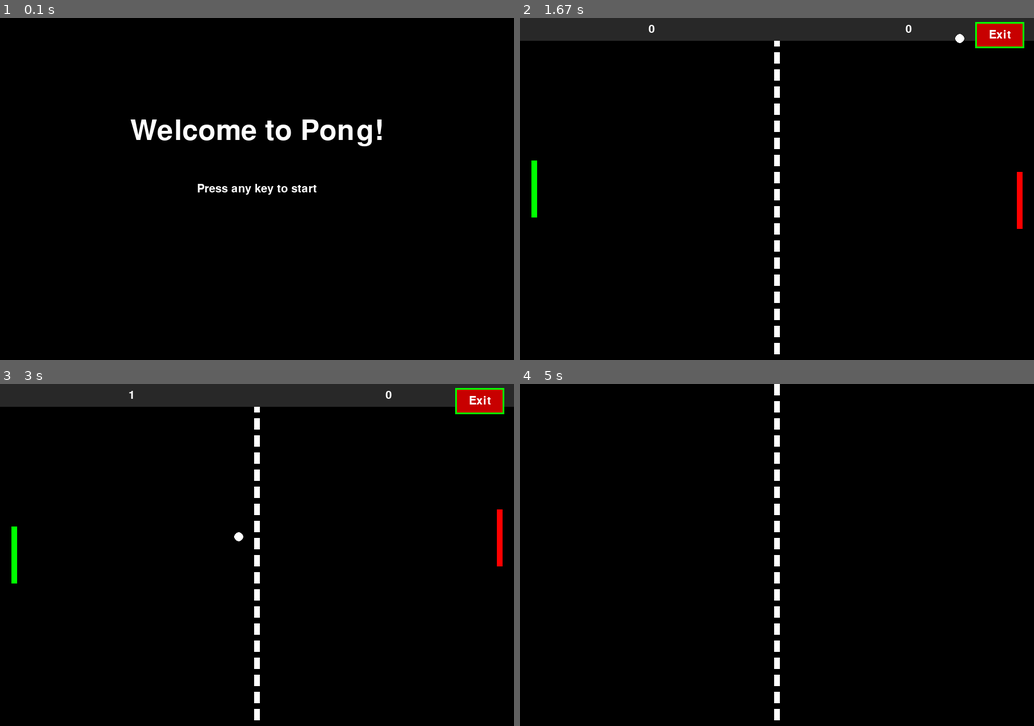
Above: before the commit, frames 1-4 (two rows, left to right).
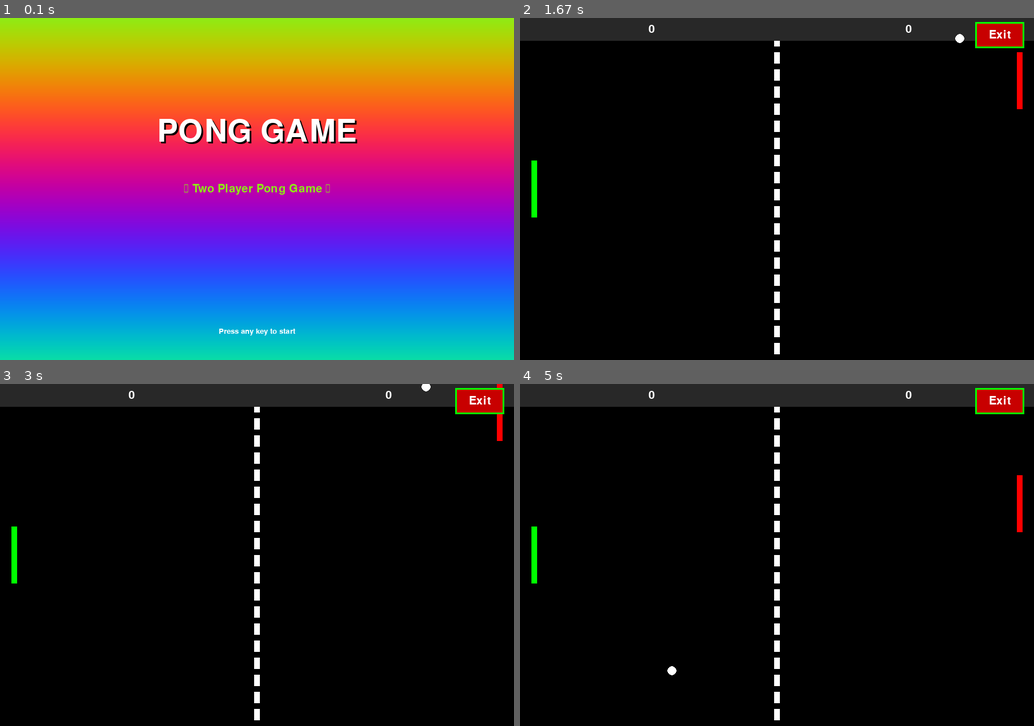
Above: after the commit, the same moments.

Repository: abhisakh/Board_game_pygame
Game: pygame game, started from main.py
Two runs of this game, one before a commit and one after it. Both use one fixed random seed, a clock stepped at 60 frames per second and the inputs below.
Inputs:
- Up to frame 1 (0.1 s): no input
- Up to frame 2 (1.67 s): hold Up 0.33-0.8 s; hold Down 0.83-1.13 s; hold Up 1.17-1.53 s; hold Down from 1.57 s (still down)
- Up to frame 3 (3 s): release Down at 1.93 s; hold Up 1.97-2.27 s; hold Down 2.3-2.6 s; hold Up from 2.63 s (still down)
- Up to frame 4 (5 s): release Up at 3 s; hold Down 3.03-3.4 s; hold Up 3.43-3.73 s; hold Down 3.77-4.07 s; hold Up 4.1-4.47 s; hold Down 4.5-4.87 s; hold Up from 4.9 s (still down)

The runs differ from the first frame. In frame 1, 99% of the frame differs, in the area x 0-100%, y 0-100%; in frame 2, 0.4%; in frame 3, 0.4%; in frame 4, 7.3%.

Commit message:
Add colorful gradient welcome screen and improve game visuals
- Implemented a smooth vertical color gradient for the start screen background
- Enhanced UI with vibrant, dynamic text colors on the welcome screen
- Refactored code with PEP8 compliance and detailed docstrings for clarity
- Prepared groundwork for future colorful board enhancements

Diff:
--- a/main.py
+++ b/main.py
@@ -1,78 +1,60 @@
-"""
-main.py
---------
-
-A simple Pong game implemented using Pygame.
-
-This module initializes the game, defines the player paddles (Strikers),
-the ball, and handles game events such as movement, collisions,
-and scoring.
-
-Features
---------
-- Two-player Pong game using keyboard controls.
-- Smooth paddle and ball movement.
-- Basic collision detection and scoring.
-- Simple on-screen scoreboard and restart after point.
-
-Controls
---------
-Player 1 (Green): W (up), S (down)
-Player 2 (Red):   UP (↑), DOWN (↓)
-Press the close button to quit.
-"""
-
 import pygame
-
-# ------------------------------------------------------------
-# Initialization
-# ------------------------------------------------------------
+import math
+import sys
+
+# ------------------------------------------------------------
+# Initialization and Constants
+# ------------------------------------------------------------
+
 pygame.init()
 
-# Font for text rendering
-font20 = pygame.font.Font('freesansbold.ttf', 20)
-
-# RGB color constants
+# Screen dimensions
+WIDTH, HEIGHT = 900, 600
+screen = pygame.display.set_mode((WIDTH, HEIGHT))
+pygame.display.set_caption("🏓 Pong Game")
+
+# Clock and FPS
+clock = pygame.time.Clock()
+FPS = 60
+
+# Colors
 BLACK = (0, 0, 0)
 WHITE = (255, 255, 255)
 GREEN = (0, 255, 0)
 RED = (255, 0, 0)
 GREY = (40, 40, 40)
 
-# Screen setup
-WIDTH, HEIGHT = 900, 600
-screen = pygame.display.set_mode((WIDTH, HEIGHT))
-pygame.display.set_caption("🏓 Pong Game")
-
-clock = pygame.time.Clock()
-FPS = 60
-# Game configuration
-WINNING_SCORE = 5  # Number of points needed to win the match
+# Font
+font20 = pygame.font.Font('freesansbold.ttf', 20)
 
 
 # ------------------------------------------------------------
 # Striker (Paddle) Class
 # ------------------------------------------------------------
+
 class Striker:
     """
     Represents a paddle (striker) controlled by a player.
 
     Attributes
     ----------
-    pos_x, pos_y : int
-        Current coordinates of the paddle.
-    width, height : int
-        Dimensions of the paddle.
+    pos_x : int
+        Horizontal position of the paddle.
+    pos_y : int
+        Vertical position of the paddle.
+    width : int
+        Paddle width.
+    height : int
+        Paddle height.
     speed : int
-        Speed of movement per frame.
+        Movement speed per frame.
     color : tuple[int, int, int]
-        RGB color value.
+        RGB color of the paddle.
     player_rect : pygame.Rect
-        Used for positioning and collision detection.
+        Rectangle representing the paddle position and size.
     """
 
     def __init__(self, pos_x, pos_y, width, height, speed, color):
-        """Initialize the paddle."""
         self.pos_x = pos_x
         self.pos_y = pos_y
         self.width = width
@@ -85,9 +67,9 @@
         """Draw the paddle on the screen."""
         pygame.draw.rect(screen, self.color, self.player_rect)
 
-    def update(self, y_fac):
-        """
-        Update paddle position based on movement direction.
+    def update(self, y_fac: int):
+        """
+        Update the paddle position.
 
         Parameters
         ----------
@@ -95,62 +77,44 @@
             Direction factor (-1 for up, 1 for down, 0 for no movement).
         """
         self.pos_y += self.speed * y_fac
-
-        # Restrict movement within screen boundaries
+        # Clamp within screen
         self.pos_y = max(0, min(self.pos_y, HEIGHT - self.height))
-
-        # Update paddle position
-        self.player_rect = pygame.Rect(
-            self.pos_x, self.pos_y, self.width, self.height
-        )
-
-    def display_score(self, text, score, x, y, color):
-        """
-        Display the player score.
-
-        Parameters
-        ----------
-        text : str
-            Label for the score.
-        score : int
-            Current score value.
-        x, y : int
-            Coordinates for score display.
-        color : tuple[int, int, int]
-            RGB color for text.
-        """
-        label = font20.render(f"{text}{score}", True, color)
-        rect = label.get_rect(center=(x, y))
-        screen.blit(label, rect)
+        self.player_rect.topleft = (self.pos_x, self.pos_y)
 
     def get_rect(self):
-        """Return the current paddle rectangle."""
+        """Return the paddle's rectangle for collision detection."""
         return self.player_rect
 
 
 # ------------------------------------------------------------
 # Ball Class
 # ------------------------------------------------------------
+
 class Ball:
     """
-    Represents the game ball that bounces between paddles.
+    Represents the pong ball.
 
     Attributes
     ----------
-    pos_x, pos_y : int
-        Current position of the ball.
+    pos_x : float
+        Horizontal position of the ball.
+    pos_y : float
+        Vertical position of the ball.
     radius : int
         Radius of the ball.
     speed : float
-        Ball movement speed.
+        Movement speed of the ball.
     color : tuple[int, int, int]
         RGB color of the ball.
-    x_fac, y_fac : float
-        Direction factors for movement along axes.
+    x_fac : float
+        Horizontal movement direction factor.
+    y_fac : float
+        Vertical movement direction factor.
+    first_time : bool
+        Flag for scoring detection.
     """
 
     def __init__(self, pos_x, pos_y, radius, speed, color):
-        """Initialize the ball."""
         self.pos_x = pos_x
         self.pos_y = pos_y
         self.radius = radius
@@ -162,27 +126,25 @@
 
     def display(self):
         """Draw the ball on the screen."""
-        pygame.draw.circle(
-            screen, self.color, (int(self.pos_x), int(self.pos_y)), self.radius
-        )
-
-    def update(self):
-        """
-        Move the ball and detect wall collisions.
+        pygame.draw.circle(screen, self.color, (int(self.pos_x), int(self.pos_y)), self.radius)
+
+    def update(self) -> int:
+        """
+        Update the ball's position and check for wall collisions.
 
         Returns
         -------
         int
-            -1 if Player 1 scores, +1 if Player 2 scores, 0 otherwise.
+            -1 if left player scores, 1 if right player scores, 0 otherwise.
         """
         self.pos_x += self.speed * self.x_fac
         self.pos_y += self.speed * self.y_fac
 
-        # Reflect from top or bottom
+        # Bounce off top/bottom
         if self.pos_y - self.radius <= 0 or self.pos_y + self.radius >= HEIGHT:
             self.y_fac *= -1
 
-        # Score detection
+        # Check scoring
         if self.pos_x - self.radius <= 0 and self.first_time:
             self.first_time = False
             return 1  # Right player scores
@@ -192,29 +154,28 @@
         return 0
 
     def reset(self):
-        """Reset the ball to the center and reverse direction."""
+        """Reset the ball position and direction after a score."""
         self.pos_x = WIDTH // 2
         self.pos_y = HEIGHT // 2
         self.x_fac *= -1
         self.y_fac = -1 if self.y_fac > 0 else 1
         self.first_time = True
 
-    def hit(self, paddle):
+    def hit(self, paddle: Striker):
         """
         Reflect the ball when it hits a paddle.
 
         Parameters
         ----------
         paddle : Striker
-            The paddle the ball has collided with.
-        """
-        # Calculate where on paddle the ball hit (-0.5 to 0.5)
+            The paddle the ball collided with.
+        """
         offset = ((self.pos_y - paddle.pos_y) / paddle.height) - 0.5
-        self.y_fac = offset * 2  # vary vertical speed
-        self.x_fac *= -1  # reverse horizontal direction
-
-    def get_rect(self):
-        """Return the current ball rectangle."""
+        self.y_fac = offset * 2  # Adjust vertical speed
+        self.x_fac *= -1  # Reverse horizontal direction
+
+    def get_rect(self) -> pygame.Rect:
+        """Return the bounding rectangle of the ball for collision detection."""
         return pygame.Rect(
             int(self.pos_x) - self.radius,
             int(self.pos_y) - self.radius,
@@ -223,19 +184,151 @@
         )
 
 
-# ---------- START SCREEN ------------------------
+# ------------------------------------------------------------
+# Utility Functions
+# ------------------------------------------------------------
+
+def draw_exit_button(screen: pygame.Surface, running: bool) -> bool:
+    """
+    Draws an Exit button and checks for clicks to quit.
+
+    Parameters
+    ----------
+    screen : pygame.Surface
+        The screen to draw on.
+    running : bool
+        Current running state.
+
+    Returns
+    -------
+    bool
+        Updated running state (False if exit clicked).
+    """
+    width, height = screen.get_size()
+    exit_rect = pygame.Rect(width - 100, 10, 80, 40)
+    button_color = (200, 0, 0)
+    button_hover_color = (255, 0, 0)
+    button_text_color = WHITE
+    font = pygame.font.Font(None, 30)
+
+    mouse_pos = pygame.mouse.get_pos()
+    mouse_pressed = pygame.mouse.get_pressed()[0]
+
+    if exit_rect.collidepoint(mouse_pos):
+        color = button_hover_color
+        if mouse_pressed:
+            return False
+    else:
+        color = button_color
+
+    pygame.draw.rect(screen, color, exit_rect)
+    pygame.draw.rect(screen, GREEN, exit_rect.inflate(6, 6), 3)  # border
+
+    text_surface = font.render("Exit", True, button_text_color)
+    text_rect = text_surface.get_rect(center=exit_rect.center)
+    screen.blit(text_surface, text_rect)
+
+    return running
+
+
+def draw_gradient(surface: pygame.Surface, time_val: float):
+    """
+    Draw a dynamic vertical gradient based on a sine wave for colors.
+
+    Parameters
+    ----------
+    surface : pygame.Surface
+        Surface to draw on.
+    time_val : float
+        Time value to animate colors.
+    """
+    height = surface.get_height()
+    width = surface.get_width()
+
+    for y in range(height):
+        ratio = y / height
+        # Sine wave color cycling
+        r = int((1 + math.sin(time_val + ratio * 5)) * 127)
+        g = int((1 + math.sin(time_val + ratio * 5 + 2)) * 127)
+        b = int((1 + math.sin(time_val + ratio * 5 + 4)) * 127)
+        pygame.draw.line(surface, (r, g, b), (0, y), (width, y))
+
+
 def start_screen():
-    """Display a welcome screen until a key is pressed."""
+    """
+    Display a colorful welcome screen with animated gradient background
+    until the player presses any key.
+    """
+    running = True
+    title_font = pygame.font.SysFont('freesansbold.ttf', 80)
+    subtitle_font = pygame.font.SysFont('freesansbold.ttf', 30)
+    small_font = pygame.font.SysFont('freesansbold.ttf', 20)
+
+    while running:
+        time_val = pygame.time.get_ticks() / 700  # slow color cycling
+        draw_gradient(screen, time_val)
+
+        # Render title text with shadow
+        title_text = title_font.render("PONG GAME", True, WHITE)
+        shadow_text = title_font.render("PONG GAME", True, BLACK)
+
+        title_rect = title_text.get_rect(center=(WIDTH // 2, HEIGHT // 3))
+        shadow_rect = shadow_text.get_rect(center=(WIDTH // 2 + 3, HEIGHT // 3 + 3))
+
+        screen.blit(shadow_text, shadow_rect)
+        screen.blit(title_text, title_rect)
+
+        # Animated subtitle color
+        r = int((1 + math.sin(time_val)) * 127)
+        g = int((1 + math.sin(time_val + 2)) * 127)
+        b = int((1 + math.sin(time_val + 4)) * 127)
+        subtitle_color = (r, g, b)
+
+        subtitle_text = subtitle_font.render("🏓 Two Player Pong Game 🏓", True, subtitle_color)
+        subtitle_rect = subtitle_text.get_rect(center=(WIDTH // 2, HEIGHT // 2))
+        screen.blit(subtitle_text, subtitle_rect)
+
+        instruction_text = small_font.render("Press any key to start", True, WHITE)
+        instruction_rect = instruction_text.get_rect(center=(WIDTH // 2, HEIGHT - 50))
+        screen.blit(instruction_text, instruction_rect)
+
+        pygame.display.update()
+
+        for event in pygame.event.get():
+            if event.type == pygame.QUIT:
+                pygame.quit()
+                sys.exit()
+            if event.type == pygame.KEYDOWN:
+                running = False
+
+
+def game_over_screen(winner: str) -> bool:
+    """
+    Display the game over screen showing the winner.
+    Wait for R to restart or Q to quit.
+
+    Parameters
+    ----------
+    winner : str
+        Winner name.
+
+    Returns
+    -------
+    bool
+        True if restarting, False if quitting.
+    """
     screen.fill(BLACK)
-    title_font = pygame.font.Font('freesansbold.ttf', 50)
-    title_text = title_font.render("Welcome to Pong!", True, WHITE)
-    instruction_text = font20.render("Press any key to start", True, WHITE)
-
-    title_rect = title_text.get_rect(center=(WIDTH // 2, HEIGHT // 3))
-    instruction_rect = instruction_text.get_rect(center=(WIDTH // 2, HEIGHT // 2))
-
-    screen.blit(title_text, title_rect)
-    screen.blit(instruction_text, instruction_rect)
+    large_font = pygame.font.Font('freesansbold.ttf', 60)
+    small_font = pygame.font.Font('freesansbold.ttf', 30)
+
+    winner_text = large_font.render(f"{winner} Wins!", True, WHITE)
+    restart_text = small_font.render("Press R to Restart or Q to Quit", True, WHITE)
+
+    winner_rect = winner_text.get_rect(center=(WIDTH // 2, HEIGHT // 3))
+    restart_rect = restart_text.get_rect(center=(WIDTH // 2, HEIGHT // 2))
+
+    screen.blit(winner_text, winner_rect)
+    screen.blit(restart_text, restart_rect)
     pygame.display.update()
 
     waiting = True
@@ -243,117 +336,22 @@
         for event in pygame.event.get():
             if event.type == pygame.QUIT:
                 pygame.quit()
-                exit()
-            elif event.type == pygame.KEYDOWN:
-                waiting = False
-
-
-# --------- EXIT BUTTON ---------------------------------
-def draw_exit_button(screen, running):
-    """
-    Draw an always-active Exit button on the screen.
-    Check for mouse click on the button to quit the game.
-
-    Parameters
-    ----------
-    screen : pygame.Surface
-        The main game screen to draw the button on.
-    running : bool
-        The current game loop state; returns False if exit clicked.
-
-    Returns
-    -------
-    bool
-        Updated running state (False if exit clicked, else unchanged).
-    """
-
-    # Button properties
-    width, height = screen.get_size()
-    exit_button_rect = pygame.Rect(width - 100, 10, 80, 40)  # Position & size
-    button_color = (200, 0, 0)
-    button_hover_color = (255, 0, 0)
-    button_text_color = (255, 255, 255)
-    font = pygame.font.Font(None, 30)
-
-    mouse_pos = pygame.mouse.get_pos()
-    mouse_clicked = pygame.mouse.get_pressed()[0]
-
-    # Change color on hover and check click
-    if exit_button_rect.collidepoint(mouse_pos):
-        color = button_hover_color
-        if mouse_clicked:
-            running = False
-    else:
-        color = button_color
-
-    # Draw button rectangle and text
-    pygame.draw.rect(screen, color, exit_button_rect)
-    text_surface = font.render("Exit", True, button_text_color)
-    text_rect = text_surface.get_rect(center=exit_button_rect.center)
-    screen.blit(text_surface, text_rect)
-
-        # Draw outer border
-    border_color = (0, 255, 0)  # Green
-    border_thickness = 3
-    border_rect = exit_button_rect.inflate(border_thickness * 2, border_thickness * 2)
-    pygame.draw.rect(screen, border_color, border_rect)
-
-    # Draw button rectangle and text
-    pygame.draw.rect(screen, color, exit_button_rect)
-    text_surface = font.render("Exit", True, button_text_color)
-    text_rect = text_surface.get_rect(center=exit_button_rect.center)
-    screen.blit(text_surface, text_rect)
-
-    return running
-
-
-def game_over_screen(winner):
-    """
-    Display the game over screen showing the winner.
-    Waits for player to press R (restart) or Q (quit).
-
-    Parameters:
-    -----------
-    winner : str
-        The name or color of the winning player.
-
-    Returns:
-    --------
-    bool
-        True if the player wants to restart, False to quit.
-    """
-    screen.fill(BLACK)
-    large_font = pygame.font.Font('freesansbold.ttf', 60)
-    small_font = pygame.font.Font('freesansbold.ttf', 30)
-
-    winner_text = large_font.render(f"{winner} Wins!", True, WHITE)
-    restart_text = small_font.render("Press R to Restart or Q to Quit", True, WHITE)
-
-    winner_rect = winner_text.get_rect(center=(WIDTH // 2, HEIGHT // 3))
-    restart_rect = restart_text.get_rect(center=(WIDTH // 2, HEIGHT // 2))
-
-    screen.blit(winner_text, winner_rect)
-    screen.blit(restart_text, restart_rect)
-    pygame.display.update()
-
-    waiting = True
-    while waiting:
-        for event in pygame.event.get():
-            if event.type == pygame.QUIT:
-                pygame.quit()
-                exit()
+                sys.exit()
             if event.type == pygame.KEYDOWN:
                 if event.key == pygame.K_r:
-                    return True  # Restart
+                    return True
                 elif event.key == pygame.K_q:
-                    return False  # Quit
+                    return False
 
 
 # ------------------------------------------------------------
 # Main Game Loop
 # ------------------------------------------------------------
+
 def main():
-    """Run the Pong game."""
+    """
+    Run the Pong game.
+    """
     running = True
     WINNING_SCORE = 5  # Number of points needed to win
 
@@ -365,7 +363,6 @@
     players = [green_player, red_player]
 
     green_score, red_score = 0, 0
-    green_y_fac, red_y_fac = 0, 0
 
     start_screen()
 
@@ -382,22 +379,10 @@
             if event.type == pygame.QUIT:
                 running = False
 
-            # Movement keys
-            if event.type == pygame.KEYDOWN:
-                if event.key == pygame.K_UP:
-                    red_y_fac = -1
-                elif event.key == pygame.K_DOWN:
-                    red_y_fac = 1
-                elif event.key == pygame.K_w:
-                    green_y_fac = -1
-                elif event.key == pygame.K_s:
-                    green_y_fac = 1
-
-            if event.type == pygame.KEYUP:
-                if event.key in (pygame.K_UP, pygame.K_DOWN):
-                    red_y_fac = 0
-                if event.key in (pygame.K_w, pygame.K_s):
-                    green_y_fac = 0
+        # ------------------ SMOOTH PADDLE CONTROL ------------------
+        keys = pygame.key.get_pressed()
+        green_y_fac = -1 if keys[pygame.K_w] else 1 if keys[pygame.K_s] else 0
+        red_y_fac = -1 if keys[pygame.K_UP] else 1 if keys[pygame.K_DOWN] else 0
 
         # ------------------ COLLISIONS ------------------
         for player in players:
@@ -426,7 +411,6 @@
             if restart:
                 green_score, red_score = 0, 0
                 ball.reset()
-                green_y_fac, red_y_fac = 0, 0
                 continue
             else:
                 running = False
@@ -452,9 +436,5 @@
     pygame.quit()
 
 
-
-# ------------------------------------------------------------
-# Entry Point
-# ------------------------------------------------------------
 if __name__ == "__main__":
     main()
